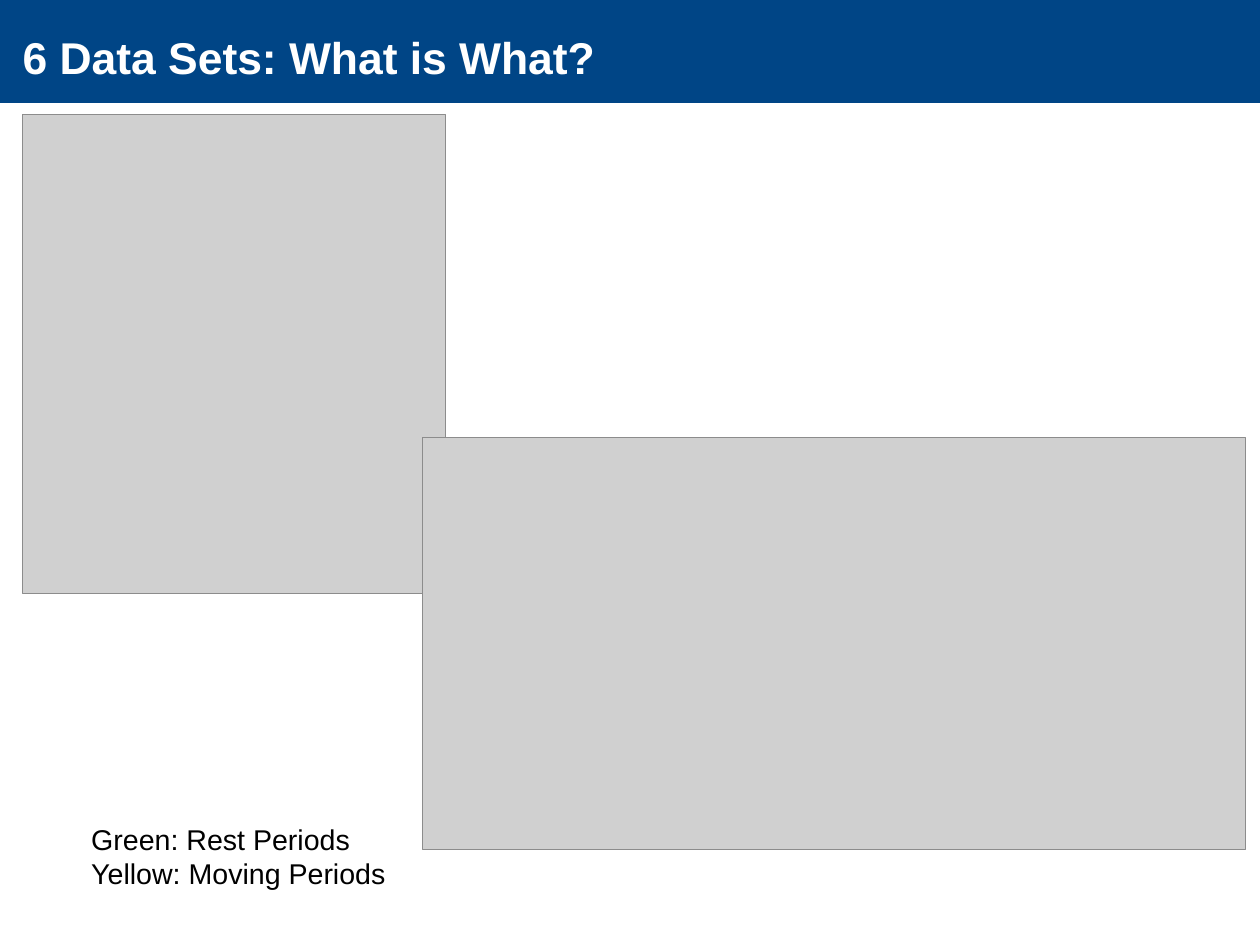
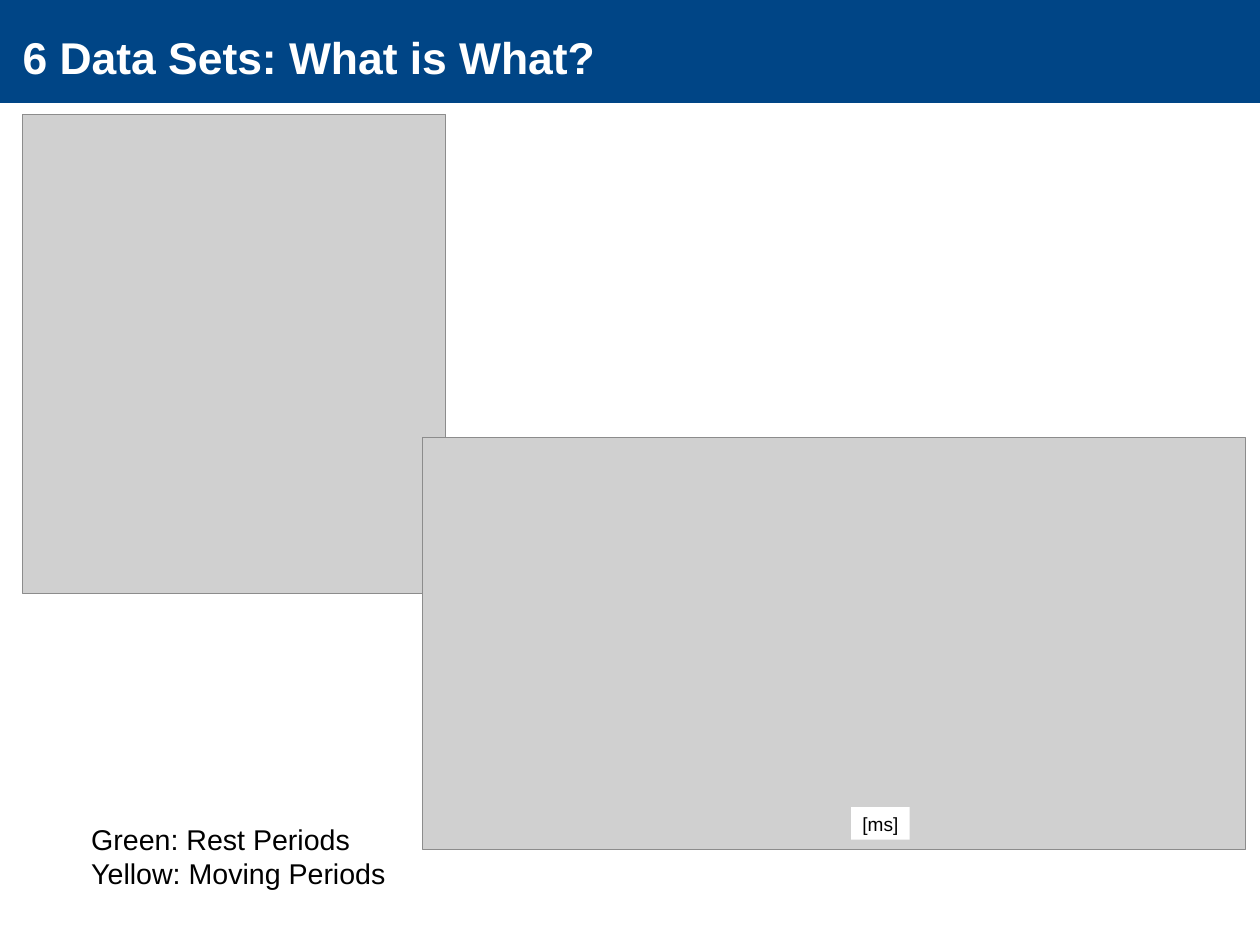
Before and after one commit to Mikkolehtimaki/eitn_model_validation, a slide deck: slide 4 of EITN_presentation.odp. Drawn at 1260x945 pixels with LibreOffice and Linux fonts; fonts in the diff are those of the drawing; grey boxes stand for pictures. Boxes give left, top, right and bottom in pixels: in the first picture for what was removed or moved away, otherwise in the second. Text is boxed around its words. In the diff, an @@ line names an element or a change of style, - is before the commit and + after.

```diff
--- a/EITN_presentation.odp
+++ b/EITN_presentation.odp
@@ rectangle added at [852,807,910,840], fill #FFFFFF, 12 pt, text #000000 @@
+[ms]
```
Also in this commit, not shown: 1 other file.
